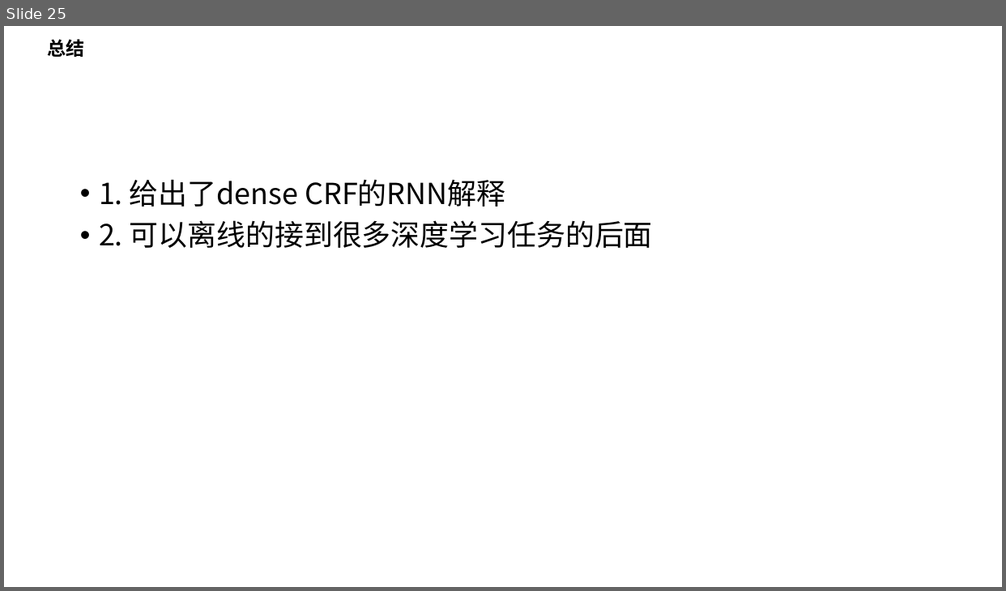
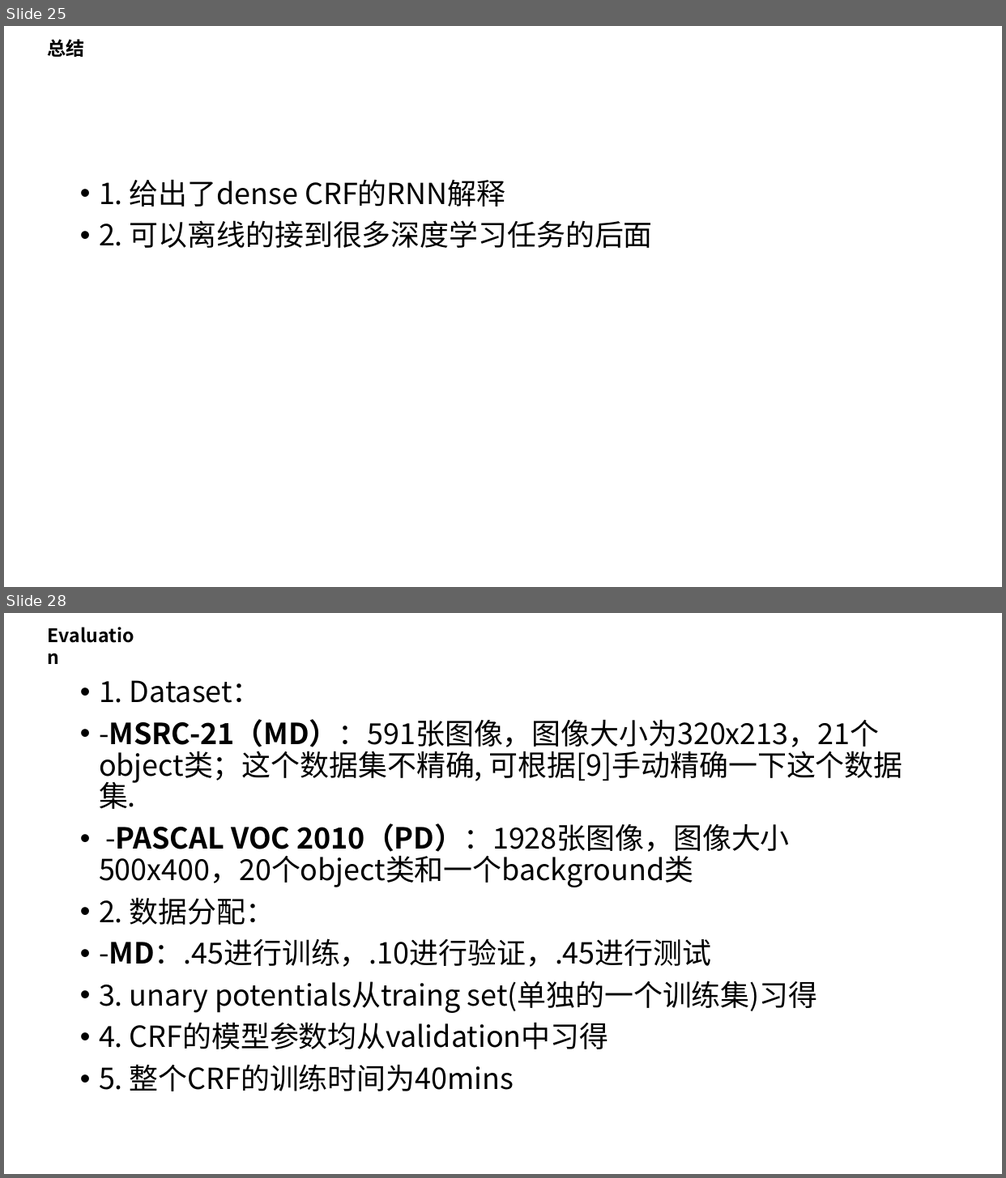
Before and after one commit to lmrshare/notes, a slide deck: papers/image-semantic-segmentation/mean_field.pptx. Shown one above the other, each under a label of ours: slide 25 before the commit, slides 25 and 28 after it; the slides between them are not shown. The pictures are 1006x591 and 1006x1178 pixels, drawn with LibreOffice and Linux fonts; fonts in the diff are those of the drawing. Boxes give left, top, right and bottom in pixels: in the first picture for what was removed or moved away, otherwise in the second. Text is boxed around its words. In the diff, an @@ line names an element or a change of style, - is before the commit and + after.

```diff
--- a/papers/image-semantic-segmentation/mean_field.pptx
+++ b/papers/image-semantic-segmentation/mean_field.pptx
@@ slide 28 added at <box>4,613,1002,1174</box>, background #FFFFFF @@
@@ text added at <box>40,619,144,649</box>, 18 pt, text #000000, bold @@
+Evaluation
@@ text added at <box>99,680,903,1092</box>, 28 pt, text #000000 @@
+• 1. Dataset：
+• -MSRC-21（MD）：591张图像，图像大小为320x213，21个object类；这个数据集不精确, 可根据[9]手动精确一下这个数据集.
+• -PASCAL VOC 2010（PD）：1928张图像，图像大小500x400，20个object类和一个background类
+• 2. 数据分配：
+• -MD：.45进行训练，.10进行验证，.45进行测试
+• 3. unary potentials从traing set(单独的一个训练集)习得
+• 4. CRF的模型参数均从validation中习得
+• 5. 整个CRF的训练时间为40mins
```
Also in this commit, not shown: 2 other slides added, 1 slide removed, 2 other files.
